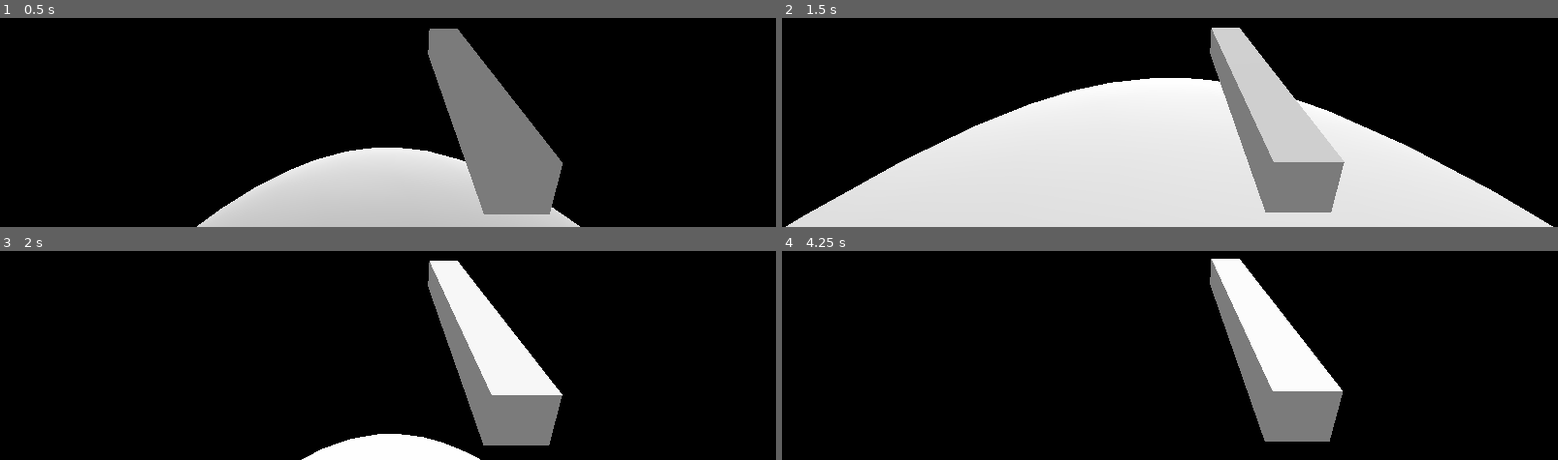
Above: before the commit, frames 1-4 (two rows, left to right).
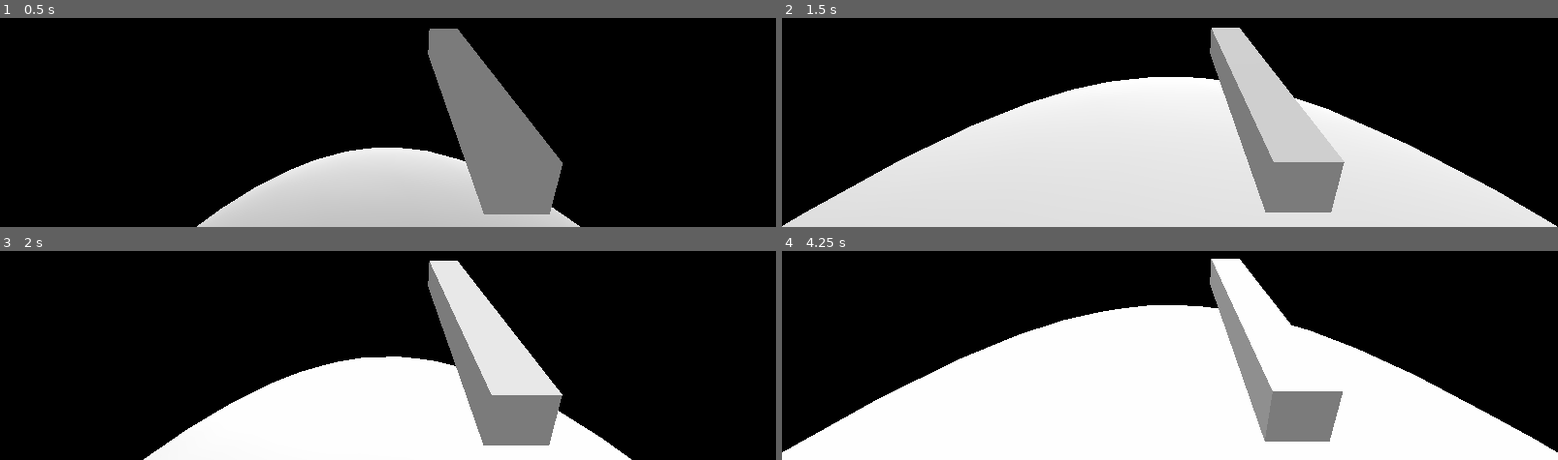
Above: after the commit, the same moments.

Repository: BliznyukNM/space-game
Game: Godot game, scene res://test/PlanetWalk.tscn
Two runs of this game, one before a commit and one after it. Both use one fixed random seed, a clock stepped at 60 frames per second and the inputs below. The project has no main scene, so this scene is started directly.
Inputs (mouse positions are in pixels of both pictures, inside the frame that each line leads up to):
- Up to frame 1 (0.5 s): no input
- Up to frame 2 (1.5 s): move the mouse to (outside the picture) at 0.52 s; hold W (character_forward) from 0.53 s (still down); tap Space (character_jump) at 0.77 s; move the mouse to (outside the picture) at 1.27 s
- Up to frame 3 (2 s): keep holding W (character_forward); tap Space (character_jump) at 1.52 s
- Up to frame 4 (4.25 s): keep holding W (character_forward); move the mouse to (outside the picture) at 2.02 s; move the mouse to (outside the picture) at 2.77 s; tap Space (character_jump) at 3.02, 3.77 s; move the mouse to (outside the picture) at 3.52 s

Frame 1 is identical in both runs. In frame 2, 0.8% of the frame differs, in the area x 0-100%, y 28-100%; in frame 3, 15%; in frame 4, 41%, in the area x 0-100%, y 25-100%.

Commit message:
nice ground checking

Diff:
--- a/space-game-client/src/Character.gd
+++ b/space-game-client/src/Character.gd
@@ -25,22 +25,27 @@
 
 
 func _physics_process(delta: float) -> void:
+	translation += _planet.velocity * delta
+	move_and_collide(_input * speed * delta)
+
 	_align_gravity()
+	var on_ground: = _is_touchin_ground()
 
-	if _is_jump_pressed and is_on_floor():
-		_velocity += _gravity_up * 5
-		_velocity = move_and_slide(_velocity, _gravity_up, false, 0)
-		print("Gravity up: ", _gravity_up, ", Velocity: ", _velocity)
+	if _is_jump_pressed and on_ground:
+		_velocity = move_and_slide(_gravity_up * 5, _gravity_up, false, 0)
+		on_ground = false
 
-	if not is_on_floor():
+	if not on_ground:
 		_velocity += _gravity * delta
-		_velocity = move_and_slide(_velocity, _gravity_up, true)
+		_velocity = move_and_slide(_velocity, _gravity_up, false, 1)
 	else:
 		_velocity = Vector3.ZERO
 
-	translation += _planet.velocity * delta
-	translation += _input * speed * delta
 
+func _is_touchin_ground() -> bool:
+	var space_state: = get_world().direct_space_state
+	var result: = space_state.intersect_ray(translation, translation - transform.basis.y * 0.1, [self])
+	return not result.empty()
 
 
 func _align_gravity() -> void:
--- a/space-game-client/test/PlanetWalk.tscn
+++ b/space-game-client/test/PlanetWalk.tscn
@@ -1,9 +1,17 @@
-[gd_scene load_steps=5 format=2]
+[gd_scene load_steps=7 format=2]
 
 [ext_resource path="res://src/NewtonBodies/Planet.tscn" type="PackedScene" id=1]
 [ext_resource path="res://src/Character.tscn" type="PackedScene" id=2]
 [ext_resource path="res://src/Simulation.gd" type="Script" id=3]
 [ext_resource path="res://src/InputManager.gd" type="Script" id=4]
+
+[sub_resource type="CylinderMesh" id=1]
+bottom_radius = 2.0
+height = 4.0
+
+[sub_resource type="CylinderShape" id=2]
+radius = 2.0
+height = 4.0
 
 [node name="PlanetWalk" type="Node"]
 script = ExtResource( 3 )
@@ -20,6 +28,16 @@
 mass = 1000.0
 velocity = Vector3( 10, 10, 10 )
 
+[node name="Area" type="StaticBody" parent="Planet"]
+transform = Transform( 0.1, 0, 0, 0, 0.1, 0, 0, 0, 0.1, 0, 1.15301, 0 )
+
+[node name="MeshInstance" type="MeshInstance" parent="Planet/Area"]
+mesh = SubResource( 1 )
+material/0 = null
+
+[node name="CollisionShape" type="CollisionShape" parent="Planet/Area"]
+shape = SubResource( 2 )
+
 [node name="DirectionalLight" type="DirectionalLight" parent="."]
 
 [node name="InputManager" type="Node" parent="."]
